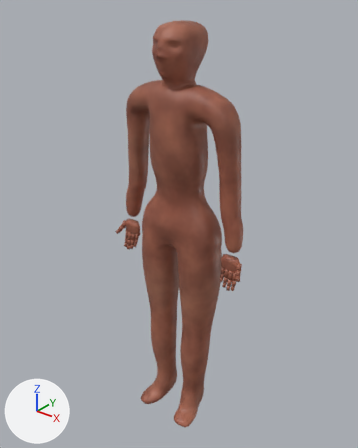
The glTF model assets/characters/source/heroi_julia/heroi_julia_pbr.glb, before and after one commit.
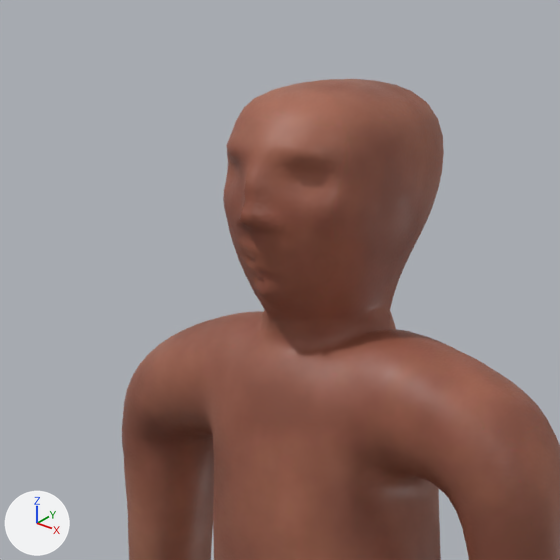
Old and new are each drawn whole from a camera (50 mm lens) standing at (1.14, -1.433, 1.847) and looking at (-0.022, 0.02, 0.946) and again close up on the part from 27% to 67% of the width and 0% to 32% of the height. Every picture has the same lights, and +X, +Y and +Z are marked at lower left. The first two pictures are the older version.

The first close-up shows 'JuliaBase'.
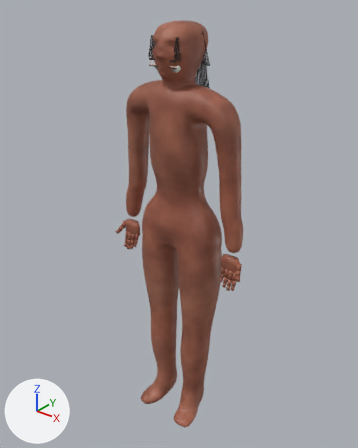
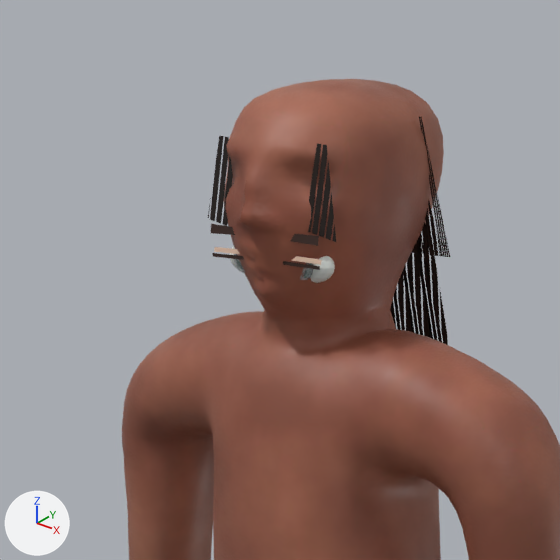
What differs and where, as boxes (x1, y1, x2, y2) in the close-ups (560 x 560 px):
'franja_4', added: after (308, 144, 336, 242)
'rabo_mecha_5', added: after (416, 223, 448, 345)
'rabo_mecha_4', added: after (403, 245, 429, 337)
'franja_1', added: after (208, 136, 234, 226)
'calota_6', added: after (419, 117, 450, 257)
'rabo_mecha_3', added: after (391, 271, 411, 332)
'calota_5', added: after (418, 201, 442, 256)
'esclera_l', added: after (310, 256, 335, 283)
'sobrancelha_l', added: after (290, 234, 319, 246)
'sobrancelha_r', added: after (211, 224, 235, 235)
'palpebra_sup_l', added: after (291, 256, 322, 265)
'cilios_l', added: after (283, 261, 320, 270)
'cornea_l', added: after (300, 263, 313, 280)
'palpebra_sup_r', added: after (214, 247, 239, 254)
'cilios_r', added: after (213, 253, 244, 260)
'cornea_r', added: after (234, 254, 245, 273)
'calota_4', added (mostly hidden): after (411, 240, 422, 254)

The change, as a list of edits to the scene's bpy script:
```text
Add mat_cabelojulia_alpha_scissor:
    mat_cabelojulia_alpha_scissor = bpy.data.materials.new('CabeloJulia_alpha_scissor')
    # uses the picture img_julia_cabelo_alpha
Add me_palpebra_sup_r:
    me_palpebra_sup_r.from_pydata([(-0.061, -0.094, 1.593), (-0.008, -0.095, 1.594), (-0.008, -0.094, 1.598), (-0.061, -0.093, 1.597)], [], [(0, 1, 2), (0, 2, 3)])
    me_palpebra_sup_r.materials.append(mat_pelejulia)  # beige #dfbfaa
Add me_cilios_r:
    me_cilios_r.from_pydata([(-0.061, -0.096, 1.589), (-0.008, -0.097, 1.59), (-0.008, -0.097, 1.593), (-0.061, -0.096, 1.592)], [], [(0, 1, 2), (0, 2, 3)])
    me_cilios_r.materials.append(mat_sobrancelha_cilios)  # brown #351d14
Add me_sobrancelha_r:
    me_sobrancelha_r.from_pydata([(-0.061, -0.098, 1.609), (-0.008, -0.099, 1.611), (-0.008, -0.098, 1.616), (-0.061, -0.097, 1.617)], [], [(0, 1, 2), (0, 2, 3)])
    me_sobrancelha_r.materials.append(mat_sobrancelha_cilios)  # brown #351d14
Add me_palpebra_sup_l:
    me_palpebra_sup_l.from_pydata([(0.061, -0.094, 1.593), (0.008, -0.095, 1.594), (0.008, -0.094, 1.598), (0.061, -0.093, 1.597)], [], [(0, 1, 2), (0, 2, 3)])
    me_palpebra_sup_l.materials.append(mat_pelejulia)  # beige #dfbfaa
Add me_cilios_l:
    me_cilios_l.from_pydata([(0.061, -0.096, 1.589), (0.008, -0.097, 1.59), (0.008, -0.097, 1.593), (0.061, -0.096, 1.592)], [], [(0, 1, 2), (0, 2, 3)])
    me_cilios_l.materials.append(mat_sobrancelha_cilios)  # brown #351d14
Add me_sobrancelha_l:
    me_sobrancelha_l.from_pydata([(0.061, -0.098, 1.609), (0.008, -0.099, 1.611), (0.008, -0.098, 1.616), (0.061, -0.097, 1.617)], [], [(0, 1, 2), (0, 2, 3)])
    me_sobrancelha_l.materials.append(mat_sobrancelha_cilios)  # brown #351d14
Add ob_rabo_mecha_5:
    ob_rabo_mecha_5 = bpy.data.objects.new('rabo_mecha_5', me_rabo_mecha_5)  # 4 vertices, 2 faces; spans x 0.013..0.059, y 0.08..0.129, z 1.455..1.635
    ob_rabo_mecha_5.location = (0.0, 0.0, 0.0)
Add ob_rabo_mecha_4:
    ob_rabo_mecha_4 = bpy.data.objects.new('rabo_mecha_4', me_rabo_mecha_4)  # 4 vertices, 2 faces; spans x -0.005..0.041, y 0.08..0.123, z 1.455..1.635
    ob_rabo_mecha_4.location = (0.0, 0.0, 0.0)
Add ob_rabo_mecha_3:
    ob_rabo_mecha_3 = bpy.data.objects.new('rabo_mecha_3', me_rabo_mecha_3)  # 4 vertices, 2 faces; spans x -0.023..0.023, y 0.08..0.117, z 1.455..1.635
    ob_rabo_mecha_3.location = (0.0, 0.0, 0.0)
Add ob_calota_6:
    ob_calota_6 = bpy.data.objects.new('calota_6', me_calota_6)  # 4 vertices, 2 faces; spans x 0.0737..0.091, y 0.02..0.055, z 1.585..1.705
    ob_calota_6.location = (0.0, 0.0, 0.0)
Add ob_calota_5:
    ob_calota_5 = bpy.data.objects.new('calota_5', me_calota_5)  # 4 vertices, 2 faces; spans x 0.0501..0.0831, y 0.02..0.055, z 1.585..1.705
    ob_calota_5.location = (0.0, 0.0, 0.0)
Add ob_calota_4:
    ob_calota_4 = bpy.data.objects.new('calota_4', me_calota_4)  # 4 vertices, 2 faces; spans x 0.0177..0.0607, y 0.02..0.055, z 1.585..1.705
    ob_calota_4.location = (0.0, 0.0, 0.0)
Add ob_franja_4:
    ob_franja_4 = bpy.data.objects.new('franja_4', me_franja_4)  # 4 vertices, 2 faces; spans x 0.037..0.078, y -0.0921..-0.0881, z 1.612..1.69
    ob_franja_4.location = (0.0, 0.0, 0.0)
Add ob_franja_1:
    ob_franja_1 = bpy.data.objects.new('franja_1', me_franja_1)  # 4 vertices, 2 faces; spans x -0.074..-0.033, y -0.09..-0.086, z 1.612..1.69
    ob_franja_1.location = (0.0, 0.0, 0.0)
Add ob_palpebra_sup_r:
    ob_palpebra_sup_r = bpy.data.objects.new('palpebra_sup_r', me_palpebra_sup_r)
    ob_palpebra_sup_r.location = (0.0, 0.0, 0.0)
Add ob_cilios_r:
    ob_cilios_r = bpy.data.objects.new('cilios_r', me_cilios_r)
    ob_cilios_r.location = (0.0, 0.0, 0.0)
Add ob_sobrancelha_r:
    ob_sobrancelha_r = bpy.data.objects.new('sobrancelha_r', me_sobrancelha_r)
    ob_sobrancelha_r.location = (0.0, 0.0, 0.0)
Add ob_cornea_r:
    ob_cornea_r = bpy.data.objects.new('cornea_r', me_sphere_005)  # 114 vertices, 224 faces; spans x -0.0115..0.0115, y -0.0017..0.0017, z -0.0115..0.0115; in mat_olho_cornea_refractionbarata (white #f6fdff)
    ob_cornea_r.location = (-0.034, -0.086, 1.588)
Add ob_palpebra_sup_l:
    ob_palpebra_sup_l = bpy.data.objects.new('palpebra_sup_l', me_palpebra_sup_l)
    ob_palpebra_sup_l.location = (0.0, 0.0, 0.0)
Add ob_cilios_l:
    ob_cilios_l = bpy.data.objects.new('cilios_l', me_cilios_l)
    ob_cilios_l.location = (0.0, 0.0, 0.0)
Add ob_sobrancelha_l:
    ob_sobrancelha_l = bpy.data.objects.new('sobrancelha_l', me_sobrancelha_l)
    ob_sobrancelha_l.location = (0.0, 0.0, 0.0)
Add ob_cornea_l:
    ob_cornea_l = bpy.data.objects.new('cornea_l', me_sphere_005.copy())
    ob_cornea_l.location = (0.034, -0.086, 1.588)
Add ob_esclera_l:
    ob_esclera_l = bpy.data.objects.new('esclera_l', me_sphere)  # a UV sphere (20 segments, 10 rings, poles along z) spanning x -0.025..0.025, y -0.01..0.01, z -0.015..0.015; in mat_olho_esclera (white #eaefea)
    ob_esclera_l.location = (0.034, -0.074, 1.588)
```
